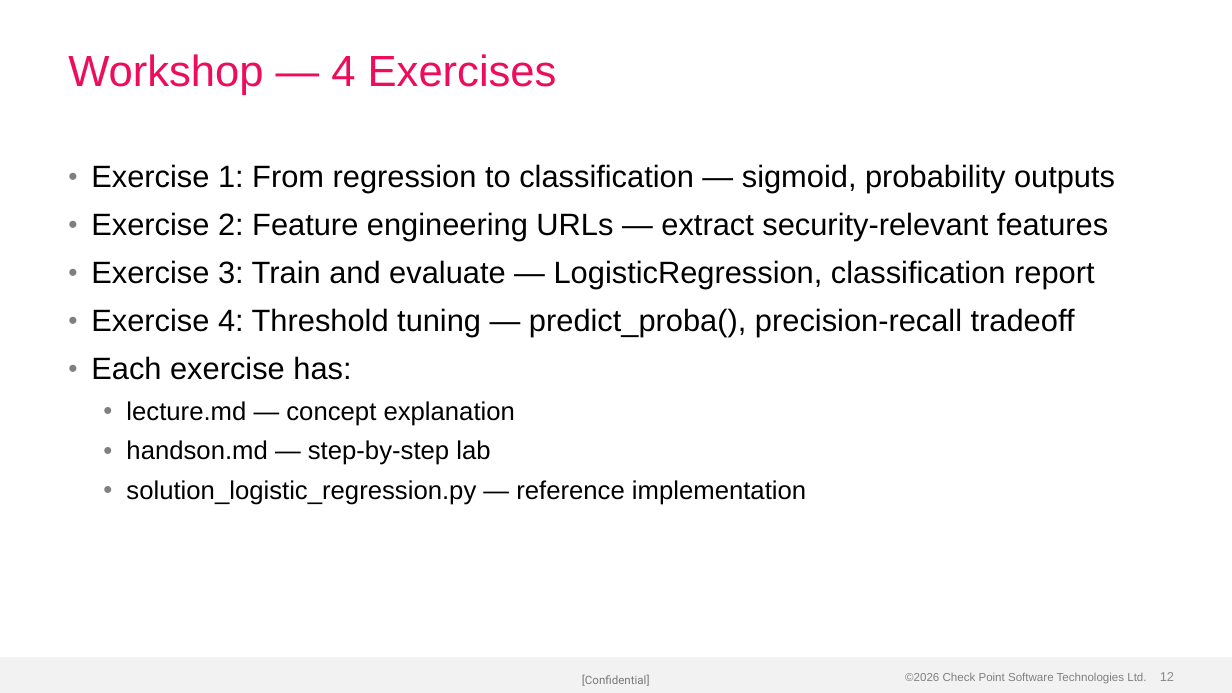
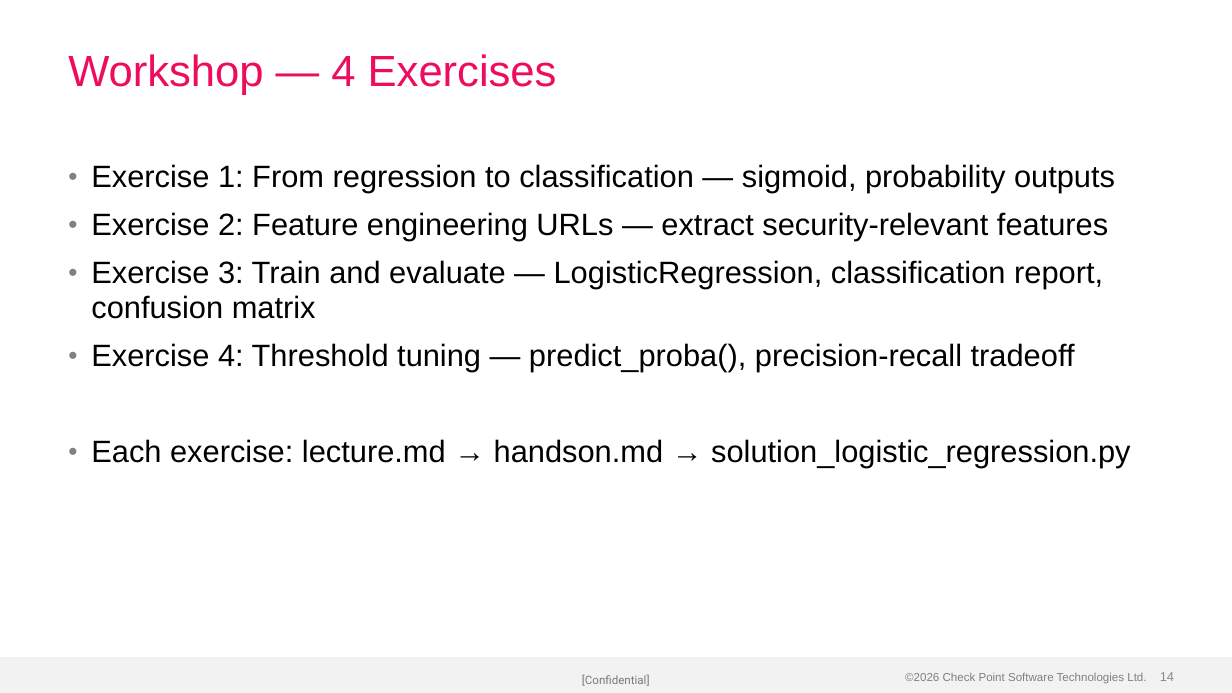
Before and after one commit to alshawwaf/ai-basic-training, a slide deck: slide 14 of stage1_classic_ml/03_logistic_regression/Lecture-3-Logistic-Regression.pptx (slide 12 before the commit). Drawn at 1232x693 pixels with LibreOffice and Linux fonts; fonts in the diff are those of the drawing; background and template pictures are left out. Boxes give left, top, right and bottom in pixels: in the first picture for what was removed or moved away, otherwise in the second. Text is boxed around its words. In the diff, an @@ line names an element or a change of style, - is before the commit and + after.

```diff
--- a/stage1_classic_ml/03_logistic_regression/Lecture-3-Logistic-Regression.pptx
+++ b/stage1_classic_ml/03_logistic_regression/Lecture-3-Logistic-Regression.pptx
@@ text at bbox=[91, 260, 1103, 319]: text changed @@
-• Exercise 3: Train and evaluate — LogisticRegression, classification report
+• Exercise 3: Train and evaluate — LogisticRegression, classification report, confusion matrix
@@ text at bbox=[91, 439, 1131, 468]: text changed; size 20 to 24 pt @@
-• Each exercise has:
-  • lecture.md — concept explanation
-  • handson.md — step-by-step lab
-  • solution_logistic_regression.py — reference implementation
+• Each exercise: lecture.md → handson.md → solution_logistic_regression.py
@@ page number at bbox=[1160, 672, 1174, 681]: text changed @@
-12
+14
```
Also in this commit, not shown: 4 other slides changed, 6 slides added, 4 slides removed.
